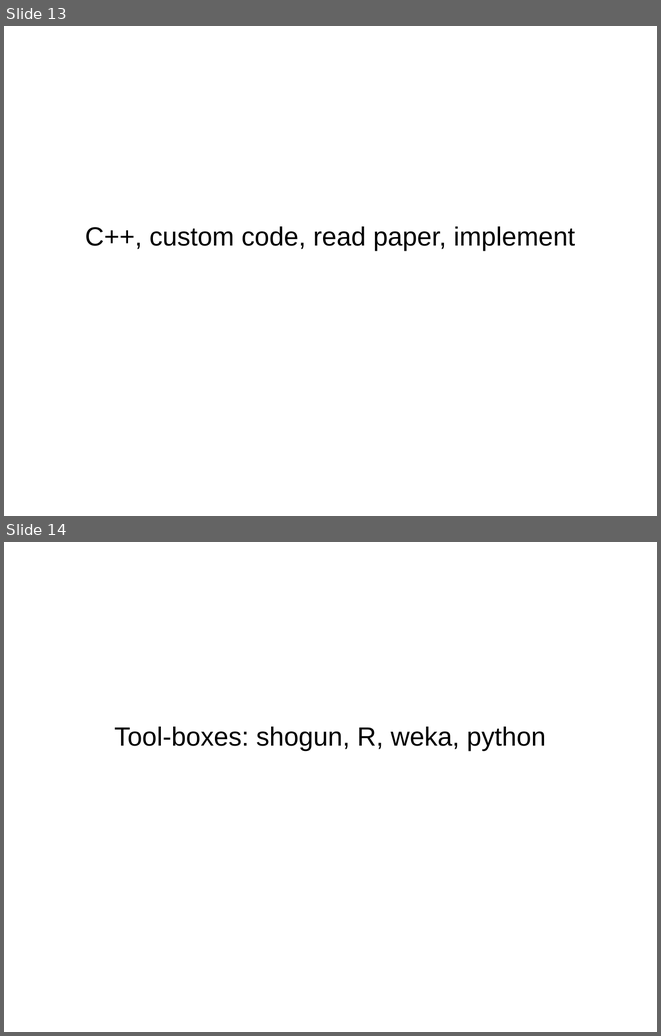
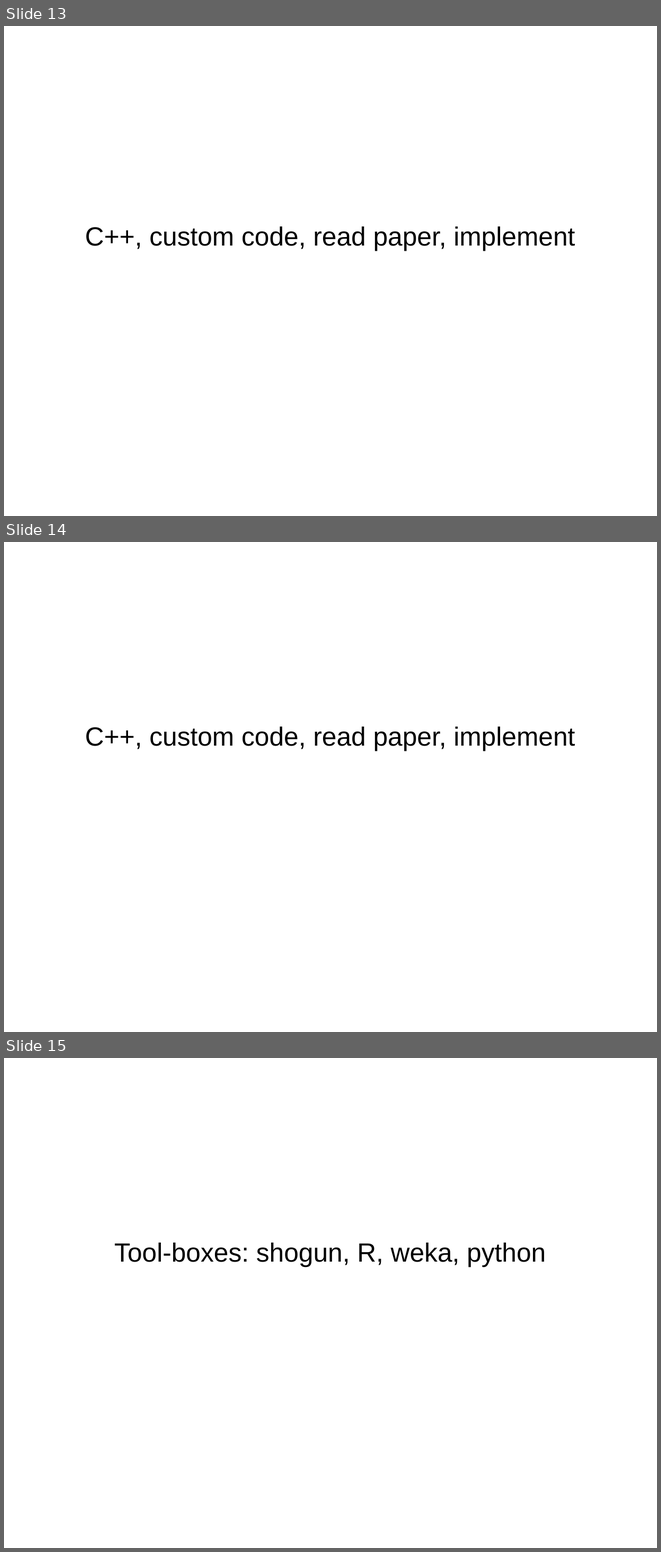
Before and after one commit to amueller/talks_odt, a slide deck: pycon_india_keynote.odp. Shown one above the other, each under a label of ours: slides 13 and 14 before the commit, slides 13, 14 and 15 after it. The pictures are 661x1036 and 661x1552 pixels, drawn with LibreOffice and Linux fonts; fonts in the diff are those of the drawing. Boxes give left, top, right and bottom in pixels: in the first picture for what was removed or moved away, otherwise in the second. Text is boxed around its words. In the diff, an @@ line names an element or a change of style, - is before the commit and + after.

```diff
--- a/pycon_india_keynote.odp
+++ b/pycon_india_keynote.odp
@@ slide 14 added at bbox=[4, 542, 657, 1032], background #FFFFFF @@
@@ subtitle added at bbox=[85, 726, 575, 751], 32 pt, text #000000 @@
+C++, custom code, read paper, implement
@@ what was slide 14 is now slide 15 @@
```
Also in this commit, not shown: 1 slide changed, 7 other slides added, 10 slides removed.
